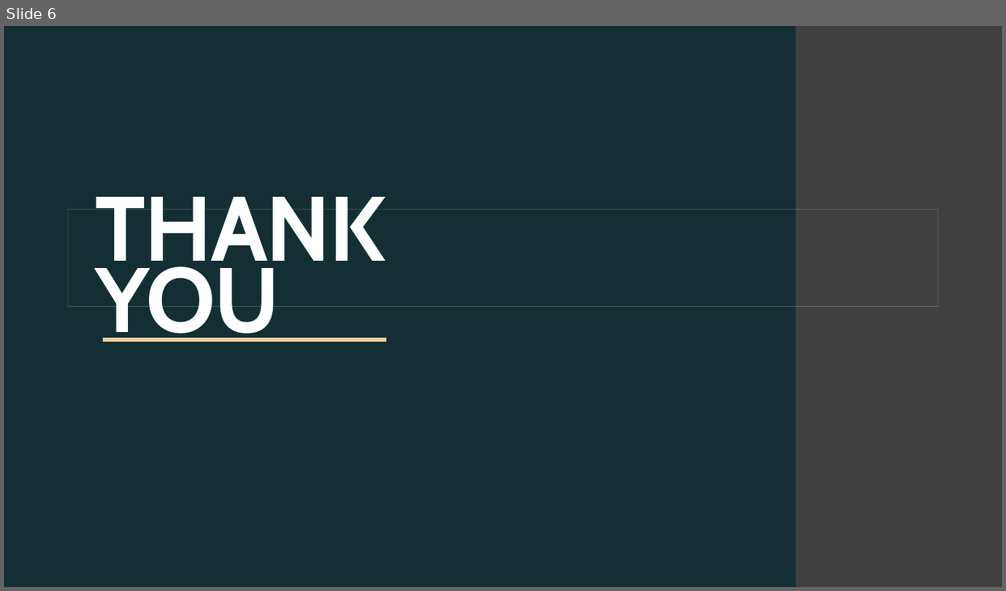
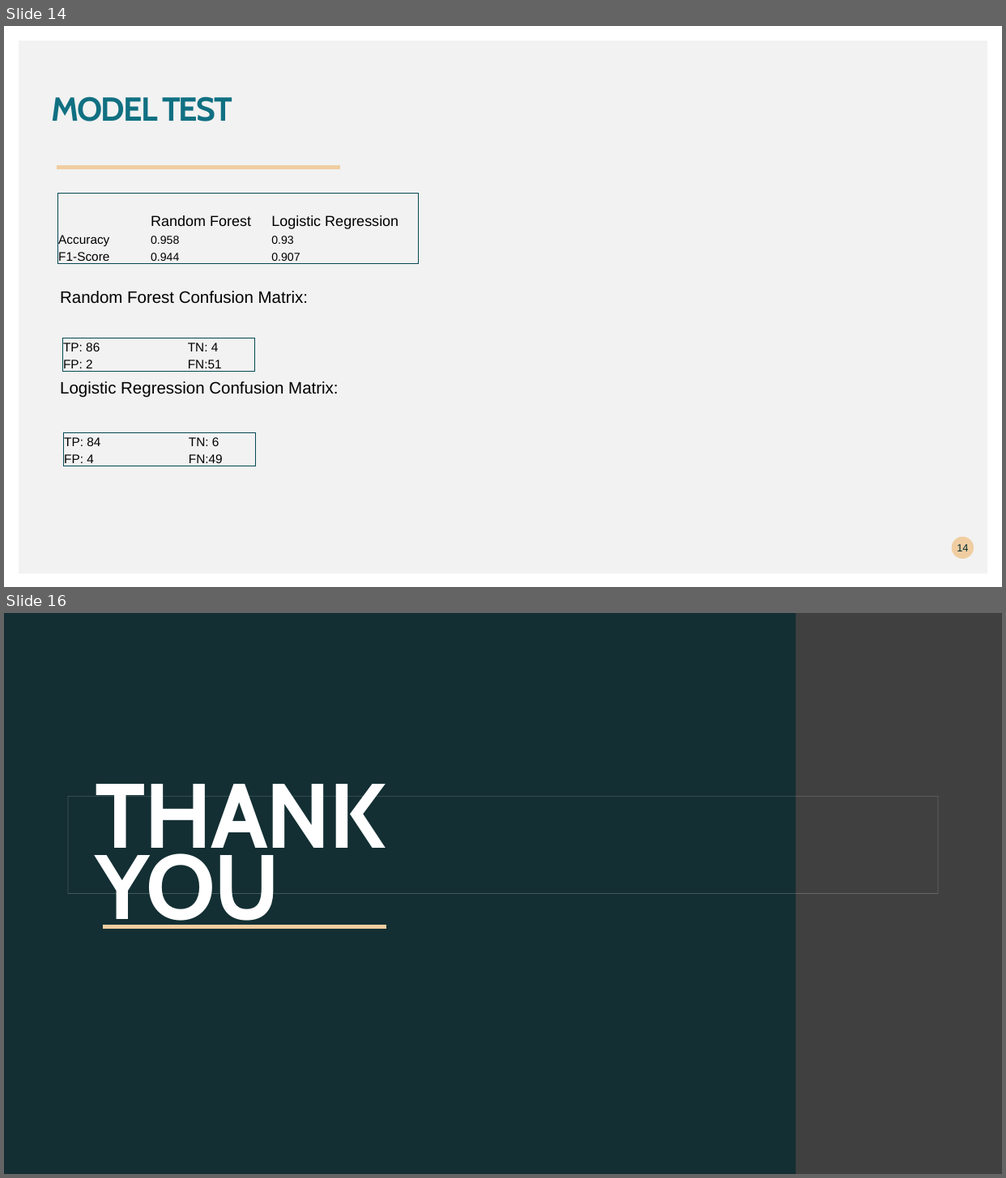
Before and after one commit to saurabhbiswas1985/Predictive-Analytics-Project, a slide deck: Breast cancer prediction.pptx. Shown one above the other, each under a label of ours: slide 6 before the commit, slides 14 and 16 after it; the slides between them are not shown. The pictures are 1006x591 and 1006x1178 pixels, drawn with LibreOffice and Linux fonts; fonts in the diff are those of the drawing; background and template pictures are left out. Boxes give left, top, right and bottom in pixels: in the first picture for what was removed or moved away, otherwise in the second. Text is boxed around its words. In the diff, an @@ line names an element or a change of style, - is before the commit and + after.

```diff
--- a/Breast cancer prediction.pptx
+++ b/Breast cancer prediction.pptx
@@ slide 14 added at <box>4,26,1002,587</box>, background #FFFFFF @@
@@ rectangle added at <box>19,41,987,574</box>, fill #F2F2F2 @@
@@ title added at <box>52,96,232,122</box>, 32 pt, text #107082, bold @@
+MODEL TEST
@@ freeform shape added at <box>57,164,341,168</box>, outline #F0CDA1 4.32 pt @@
@@ table added at <box>58,193,418,267</box>, 3 rows, 3 columns @@
+ | Random Forest | Logistic Regression
+Accuracy | 0.958 | 0.93
+F1-Score | 0.944 | 0.907
@@ text added at <box>60,291,338,398</box>, 16 pt, text #000000 @@
+Random Forest Confusion Matrix:
+Logistic Regression Confusion Matrix:
@@ table added at <box>62,338,255,372</box>, 2 rows, 2 columns @@
+TP: 86 | TN: 4
+FP: 2 | FN:51
@@ table added at <box>63,433,256,467</box>, 2 rows, 2 columns @@
+TP: 84 | TN: 6
+FP: 4 | FN:49
@@ page number added at <box>952,537,974,560</box>, fill #F0CDA1, 10 pt, text #00292E @@
+14
@@ what was slide 6 is now slide 16 @@
```
Also in this commit, not shown: 2 slides changed, 10 other slides added, 1 slide removed, 1 other file.
